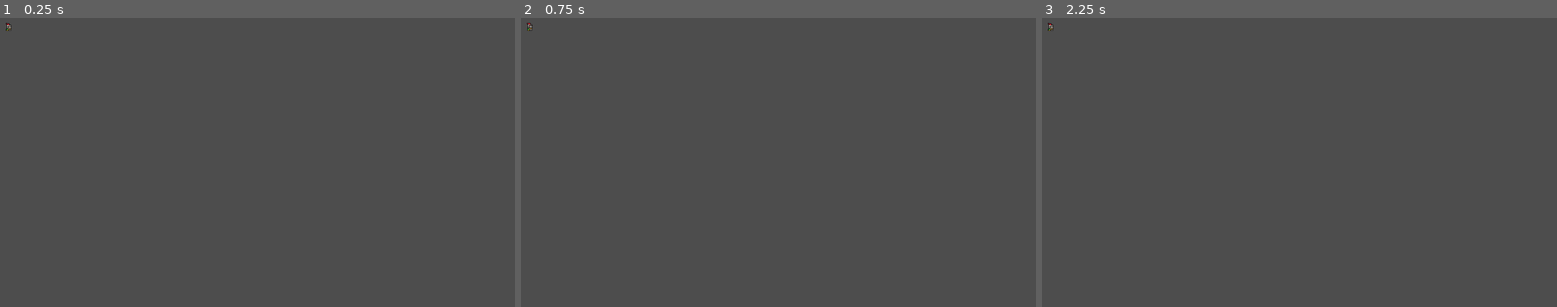
Above: before the commit, frames 1-3 (left to right).
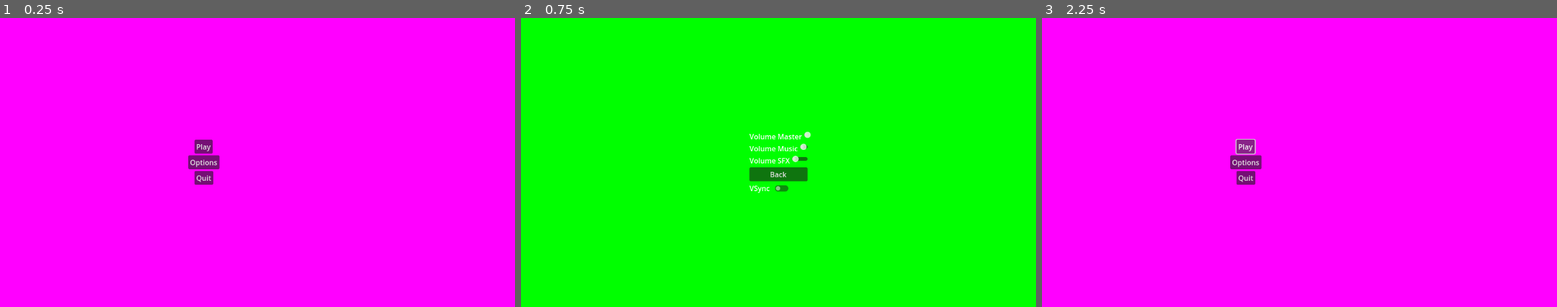
Above: after the commit, the same moments.

Repository: IES-Rafael-Alberti/GameOff2024RogueLab
Game: Godot game, scene res://scenes/prueva_movimiento.tscn
Two runs of this game, one before a commit and one after it. Both use one fixed random seed, a clock stepped at 60 frames per second and the inputs below.
Inputs (mouse positions are in pixels of both pictures, inside the frame that each line leads up to):
- Up to frame 1 (0.25 s): no input
- Up to frame 2 (0.75 s): click (727, 162) at 0.5 s, where only the run after the commit has a clickable "Options"
- Up to frame 3 (2.25 s): click (1299, 174) at 1.25 s, where only the run after the commit has a clickable "Back"; click (1248, 148) at 2 s, where only the run after the commit has a clickable "Play"

The runs differ from the first frame. In frame 1, 100% of the frame differs, in the area x 0-100%, y 0-100%; in frame 2, 100%; in frame 3, 100%.

Commit message:
Option Menu completo y Canvas Manager terminado

Diff:
--- /dev/null
+++ b/default_bus_layout.tres
@@ -0,0 +1,15 @@
+[gd_resource type="AudioBusLayout" format=3 uid="uid://d0r1uxryia7bv"]
+
+[resource]
+bus/1/name = &"Music"
+bus/1/solo = false
+bus/1/mute = false
+bus/1/bypass_fx = false
+bus/1/volume_db = 0.0
+bus/1/send = &"Master"
+bus/2/name = &"SFX"
+bus/2/solo = false
+bus/2/mute = false
+bus/2/bypass_fx = false
+bus/2/volume_db = 0.0
+bus/2/send = &"Master"
--- a/project.godot
+++ b/project.godot
@@ -17,7 +17,7 @@
 
 [autoload]
 
-CanvasManager="*res://scripts/CanvasManager.gd"
+CanvasManager="*res://scripts/globals/CanvasManager.gd"
 
 [input]
 
--- a/scenes/menus/main_menu.tscn
+++ b/scenes/menus/main_menu.tscn
@@ -1,7 +1,7 @@
 [gd_scene load_steps=3 format=3 uid="uid://c81cochri1mrt"]
 
 [ext_resource type="Theme" uid="uid://cvmak1jhnujhy" path="res://assets/materials/theme.tres" id="1_dwp0q"]
-[ext_resource type="Script" path="res://scripts/main_menu.gd" id="2_au0p8"]
+[ext_resource type="Script" path="res://scripts/menus/main_menu.gd" id="2_au0p8"]
 
 [node name="MainMenu" type="Control"]
 layout_mode = 3
@@ -50,3 +50,7 @@
 size_flags_horizontal = 4
 size_flags_vertical = 4
 text = "Quit"
+
+[connection signal="pressed" from="MarginContainer/HBoxContainer/VBoxContainer/PlayButton" to="." method="_on_play_button_pressed"]
+[connection signal="pressed" from="MarginContainer/HBoxContainer/VBoxContainer/OptionsButton" to="." method="_on_options_button_pressed"]
+[connection signal="pressed" from="MarginContainer/HBoxContainer/VBoxContainer/QuitButton" to="." method="_on_quit_button_pressed"]
--- a/scenes/menus/option_menu.tscn
+++ b/scenes/menus/option_menu.tscn
@@ -1,6 +1,6 @@
 [gd_scene load_steps=2 format=3 uid="uid://bbr2fn21jjgan"]
 
-[ext_resource type="Script" path="res://scripts/option_menu.gd" id="1_58sjs"]
+[ext_resource type="Script" path="res://scripts/menus/option_menu.gd" id="1_58sjs"]
 
 [node name="OptionMenu" type="Control"]
 layout_mode = 3
@@ -36,6 +36,63 @@
 layout_mode = 2
 alignment = 1
 
-[node name="Button" type="Button" parent="MarginContainer/HBoxContainer/VBoxContainer"]
+[node name="VolumeMasterContainer" type="MarginContainer" parent="MarginContainer/HBoxContainer/VBoxContainer"]
+layout_mode = 2
+
+[node name="HBoxContainer" type="HBoxContainer" parent="MarginContainer/HBoxContainer/VBoxContainer/VolumeMasterContainer"]
+layout_mode = 2
+
+[node name="Label" type="Label" parent="MarginContainer/HBoxContainer/VBoxContainer/VolumeMasterContainer/HBoxContainer"]
+layout_mode = 2
+text = "Volume Master"
+
+[node name="VolumeMasterSlider" type="HSlider" parent="MarginContainer/HBoxContainer/VBoxContainer/VolumeMasterContainer/HBoxContainer"]
+layout_mode = 2
+size_flags_horizontal = 3
+
+[node name="VolumeMusicContainer" type="MarginContainer" parent="MarginContainer/HBoxContainer/VBoxContainer"]
+layout_mode = 2
+
+[node name="HBoxContainer" type="HBoxContainer" parent="MarginContainer/HBoxContainer/VBoxContainer/VolumeMusicContainer"]
+layout_mode = 2
+
+[node name="Label" type="Label" parent="MarginContainer/HBoxContainer/VBoxContainer/VolumeMusicContainer/HBoxContainer"]
+layout_mode = 2
+text = "Volume Music"
+
+[node name="VolumeMusicSlider" type="HSlider" parent="MarginContainer/HBoxContainer/VBoxContainer/VolumeMusicContainer/HBoxContainer"]
+layout_mode = 2
+size_flags_horizontal = 3
+
+[node name="VolumeSFXContainer" type="MarginContainer" parent="MarginContainer/HBoxContainer/VBoxContainer"]
+layout_mode = 2
+
+[node name="HBoxContainer" type="HBoxContainer" parent="MarginContainer/HBoxContainer/VBoxContainer/VolumeSFXContainer"]
+layout_mode = 2
+
+[node name="Label" type="Label" parent="MarginContainer/HBoxContainer/VBoxContainer/VolumeSFXContainer/HBoxContainer"]
+layout_mode = 2
+text = "Volume SFX"
+
+[node name="VolumeSFXSlider" type="HSlider" parent="MarginContainer/HBoxContainer/VBoxContainer/VolumeSFXContainer/HBoxContainer"]
+layout_mode = 2
+size_flags_horizontal = 3
+
+[node name="BackButton" type="Button" parent="MarginContainer/HBoxContainer/VBoxContainer"]
 layout_mode = 2
 text = "Back"
+
+[node name="VSyncContainer" type="MarginContainer" parent="MarginContainer/HBoxContainer/VBoxContainer"]
+layout_mode = 2
+
+[node name="HBoxContainer" type="HBoxContainer" parent="MarginContainer/HBoxContainer/VBoxContainer/VSyncContainer"]
+layout_mode = 2
+
+[node name="Label" type="Label" parent="MarginContainer/HBoxContainer/VBoxContainer/VSyncContainer/HBoxContainer"]
+layout_mode = 2
+text = "VSync"
+
+[node name="VSyncCheckButton" type="CheckButton" parent="MarginContainer/HBoxContainer/VBoxContainer/VSyncContainer/HBoxContainer"]
+layout_mode = 2
+
+[connection signal="pressed" from="MarginContainer/HBoxContainer/VBoxContainer/BackButton" to="." method="_on_back_button_pressed"]
--- a/scenes/menus/pause_menu.gd
+++ /dev/null
@@ -1,6 +0,0 @@
-extends Control
-
-
-# Called when the node enters the scene tree for the first time.
-func _ready() -> void:
-	CanvasManager.pause_menu=self
--- a/scenes/menus/pause_menu.tscn
+++ b/scenes/menus/pause_menu.tscn
@@ -1,6 +1,6 @@
 [gd_scene load_steps=2 format=3 uid="uid://duy3qiitluf1l"]
 
-[ext_resource type="Script" path="res://scenes/menus/pause_menu.gd" id="1_eecrm"]
+[ext_resource type="Script" path="res://scripts/menus/pause_menu.gd" id="1_w0y23"]
 
 [node name="PauseMenu" type="Control"]
 layout_mode = 3
@@ -9,7 +9,7 @@
 anchor_bottom = 1.0
 grow_horizontal = 2
 grow_vertical = 2
-script = ExtResource("1_eecrm")
+script = ExtResource("1_w0y23")
 
 [node name="ColorRect" type="ColorRect" parent="."]
 layout_mode = 1
@@ -47,3 +47,7 @@
 [node name="QuitButton" type="Button" parent="MarginContainer/HBoxContainer/VBoxContainer"]
 layout_mode = 2
 text = "Quit"
+
+[connection signal="pressed" from="MarginContainer/HBoxContainer/VBoxContainer/ResumeButton" to="." method="_on_resume_button_pressed"]
+[connection signal="pressed" from="MarginContainer/HBoxContainer/VBoxContainer/OptionsButton" to="." method="_on_options_button_pressed"]
+[connection signal="pressed" from="MarginContainer/HBoxContainer/VBoxContainer/QuitButton" to="." method="_on_quit_button_pressed"]
--- a/scripts/CanvasManager.gd
+++ /dev/null
@@ -1,39 +0,0 @@
-extends Control
-
-var glitch_tv_effect:bool
-var vignet_effect:bool
-var vignet_effect_amount:int
-
-@onready var main_menu:Control
-@onready var pause_menu:Control
-@onready var option_menu:Control
-
-func set_glitch_effect(action:bool):
-	glitch_tv_effect=action
-	pass
-
-func set_vignet_effect(action:bool,amount:bool):
-	vignet_effect=action
-	vignet_effect_amount=amount
-	pass
-
-func play_main_menu():
-
-	pass
-
-func play_pause_menu():
-
-	pass
-
-func _process(delta: float) -> void:
-
-	if(glitch_tv_effect):
-		pass
-
-	if(vignet_effect):
-		pass
-
-
-
-
-	pass
--- /dev/null
+++ b/scripts/globals/CanvasManager.gd
@@ -0,0 +1,73 @@
+extends Control
+
+var glitch_tv_effect:bool
+var vignet_effect:bool
+var vignet_effect_amount:int
+var glow_effect:bool
+var black_and_white_effect:bool
+
+var current_menu
+
+const MAIN_MENU = preload("res://scenes/menus/main_menu.tscn")
+const PAUSE_MENU = preload("res://scenes/menus/pause_menu.tscn")
+const OPTION_MENU = preload("res://scenes/menus/option_menu.tscn")
+
+func set_glitch_effect(action:bool):
+	glitch_tv_effect=action
+	pass
+
+func set_vignet_effect(action:bool,amount:bool):
+	vignet_effect=action
+	vignet_effect_amount=amount
+	pass
+
+func set_glow_effect(action:bool):
+	glow_effect=action
+	pass
+
+func set_black_and_white_effect(action:bool):
+	black_and_white_effect=action
+	pass
+
+func _ready() -> void:
+	play_main_menu()
+	pass
+
+func play_main_menu():
+	current_menu="MAIN_MENU"
+	get_tree().change_scene_to_packed(MAIN_MENU)
+	pass
+
+func play_pause_menu():
+	current_menu="PAUSE_MENU"
+	get_tree().change_scene_to_packed(PAUSE_MENU)
+	pass
+
+func play_options_menu():
+	get_tree().change_scene_to_packed(OPTION_MENU)
+	pass
+
+
+func play_current_menu():
+	if current_menu == "MAIN_MENU":
+		get_tree().change_scene_to_packed(MAIN_MENU)
+	elif  current_menu == "PAUSE_MENU":
+		get_tree().change_scene_to_packed(PAUSE_MENU)
+	pass
+
+func _process(delta: float) -> void:
+
+	if(glitch_tv_effect):
+		pass
+
+	if(vignet_effect):
+		pass
+
+	if(glow_effect):
+		pass
+
+	if(black_and_white_effect):
+		pass
+
+
+	pass
--- a/scripts/main_menu.gd
+++ /dev/null
@@ -1,6 +0,0 @@
-extends Control
-
-
-# Called when the node enters the scene tree for the first time.
-func _ready() -> void:
-	CanvasManager.main_menu=self
--- /dev/null
+++ b/scripts/menus/main_menu.gd
@@ -0,0 +1,15 @@
+extends Control
+
+
+func _on_play_button_pressed() -> void:
+	pass
+
+
+func _on_options_button_pressed() -> void:
+	CanvasManager.play_options_menu()
+	pass # Replace with function body.
+
+
+func _on_quit_button_pressed() -> void:
+	get_tree().quit()
+	pass # Replace with function body.
--- /dev/null
+++ b/scripts/menus/option_menu.gd
@@ -0,0 +1,6 @@
+extends Control
+
+
+func _on_back_button_pressed() -> void:
+	CanvasManager.play_current_menu()
+	pass # Replace with function body.
--- /dev/null
+++ b/scripts/menus/pause_menu.gd
@@ -0,0 +1,15 @@
+extends Control
+
+
+func _on_resume_button_pressed() -> void:
+	pass # Replace with function body.
+
+
+func _on_options_button_pressed() -> void:
+	CanvasManager.play_options_menu()
+	pass # Replace with function body.
+
+
+func _on_quit_button_pressed() -> void:
+	get_tree().quit()
+	pass # Replace with function body.
--- a/scripts/option_menu.gd
+++ /dev/null
@@ -1,6 +0,0 @@
-extends Control
-
-
-# Called when the node enters the scene tree for the first time.
-func _ready() -> void:
-	CanvasManager.option_menu=self
